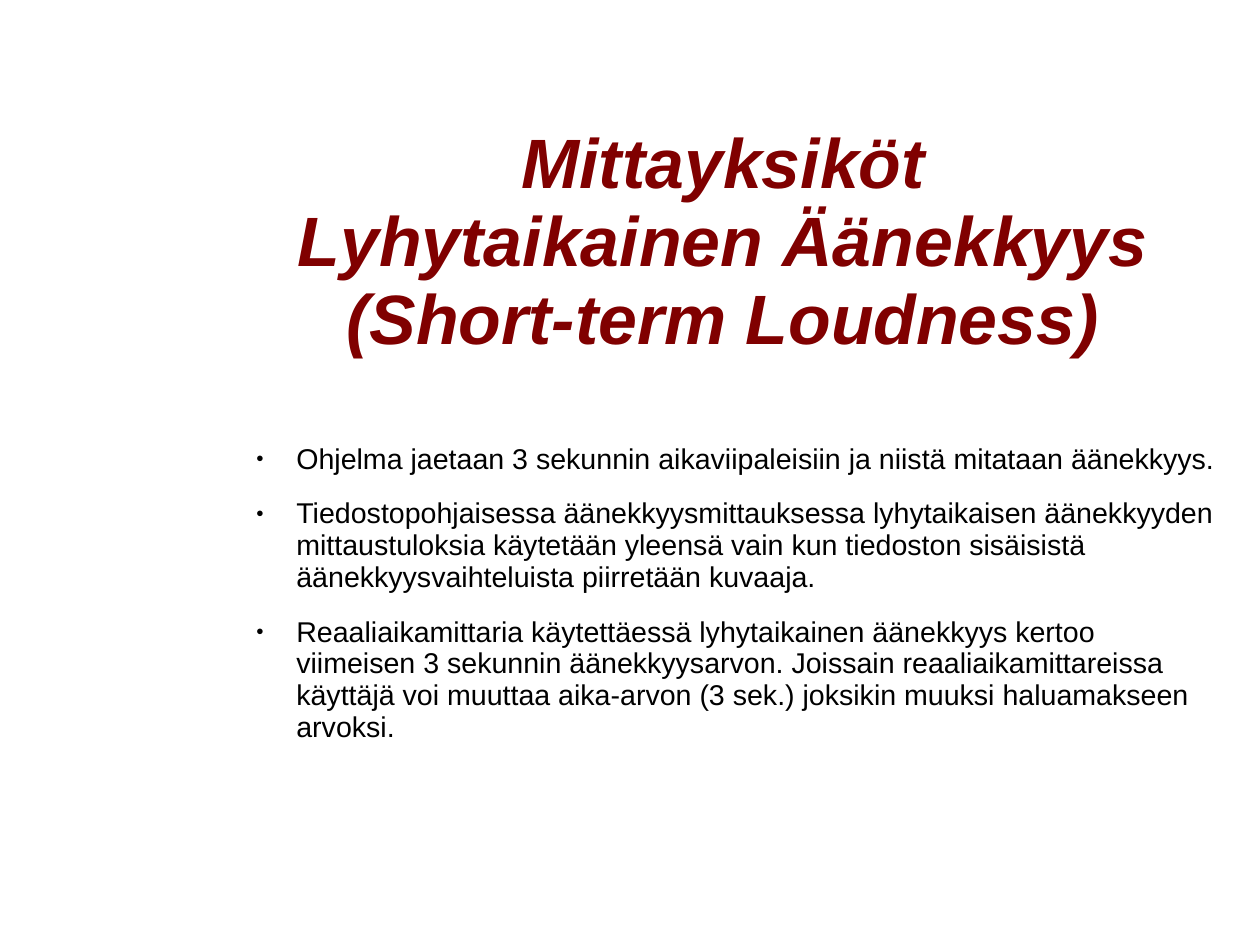
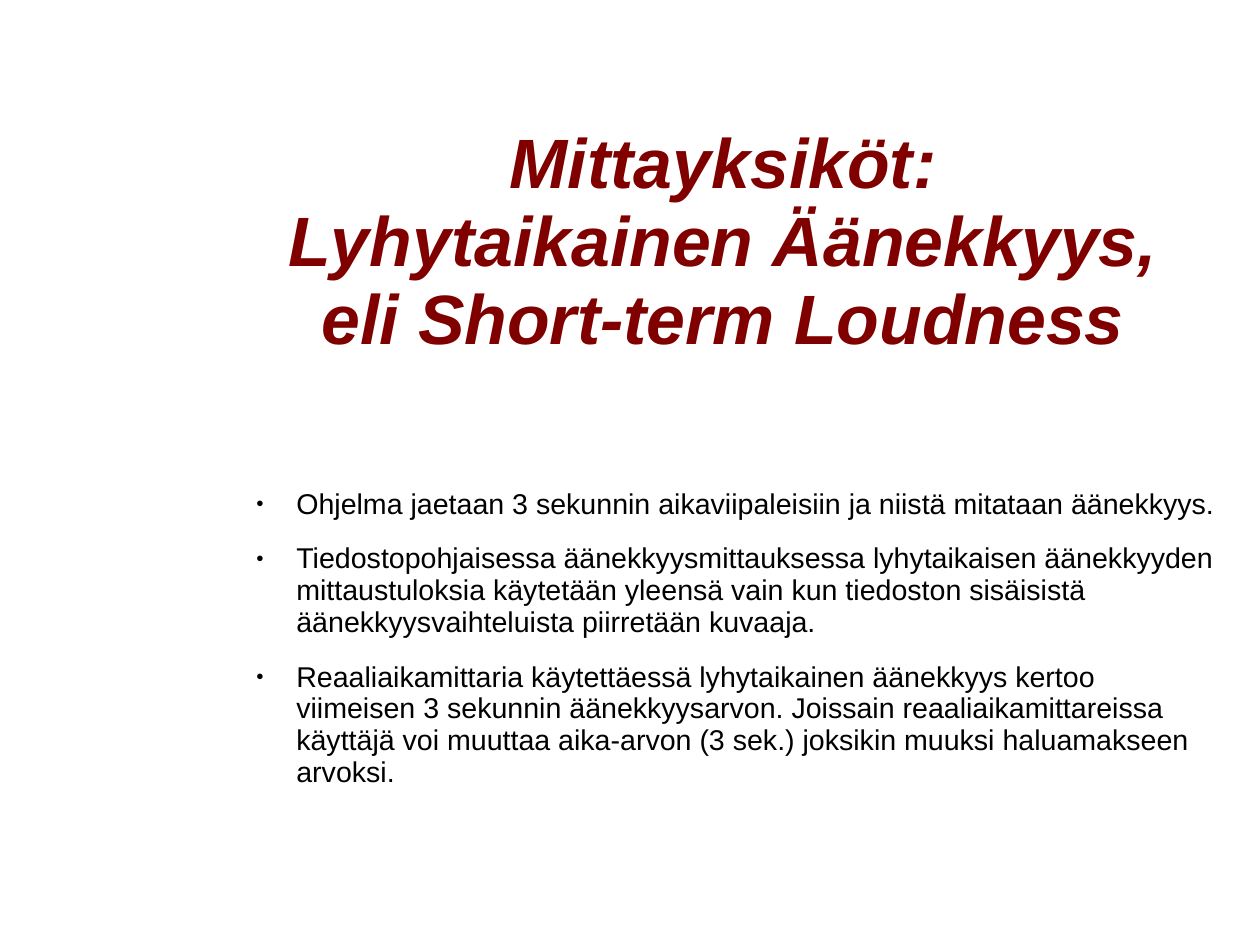
Before and after one commit to mhartzel/Introduction_To_Loudness_Correction, a slide deck: slide 10 of odp/Aanekkyyden Hallinta.odp. Drawn at 1260x945 pixels with LibreOffice and Linux fonts; fonts in the diff are those of the drawing; background and template pictures are left out. Boxes give left, top, right and bottom in pixels: in the first picture for what was removed or moved away, otherwise in the second. Text is boxed around its words. In the diff, an @@ line names an element or a change of style, - is before the commit and + after.

```diff
--- a/odp/Aanekkyyden Hallinta.odp
+++ b/odp/Aanekkyyden Hallinta.odp
@@ title at bbox=[288, 137, 1157, 345]: text changed @@
-Mittayksiköt
-Lyhytaikainen Äänekkyys (Short-term Loudness)
+Mittayksiköt:
+Lyhytaikainen Äänekkyys, eli Short-term Loudness
@@ text "Ohjelma jaetaan 3 sekunnin aikaviipaleisiin ...": place and size @@
-text "Ohjelma jaetaan 3 sekunnin aikaviipaleisiin ..." at bbox=[296, 448, 1214, 738]
+text "Ohjelma jaetaan 3 sekunnin aikaviipaleisiin ..." at bbox=[296, 493, 1214, 783]
```
Also in this commit, not shown: 9 other slides changed, 20 slides added, 6 slides removed, 1 other file.
